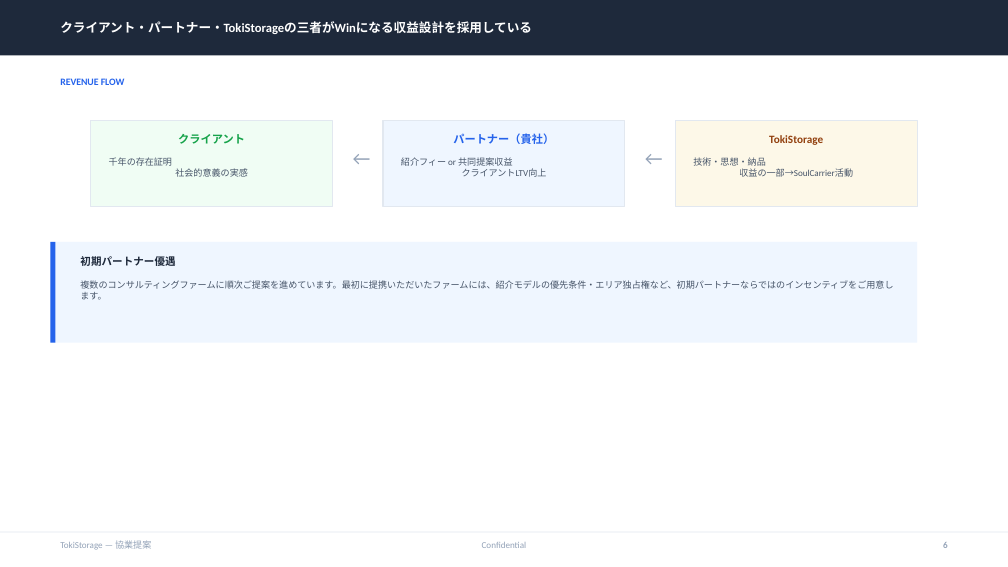
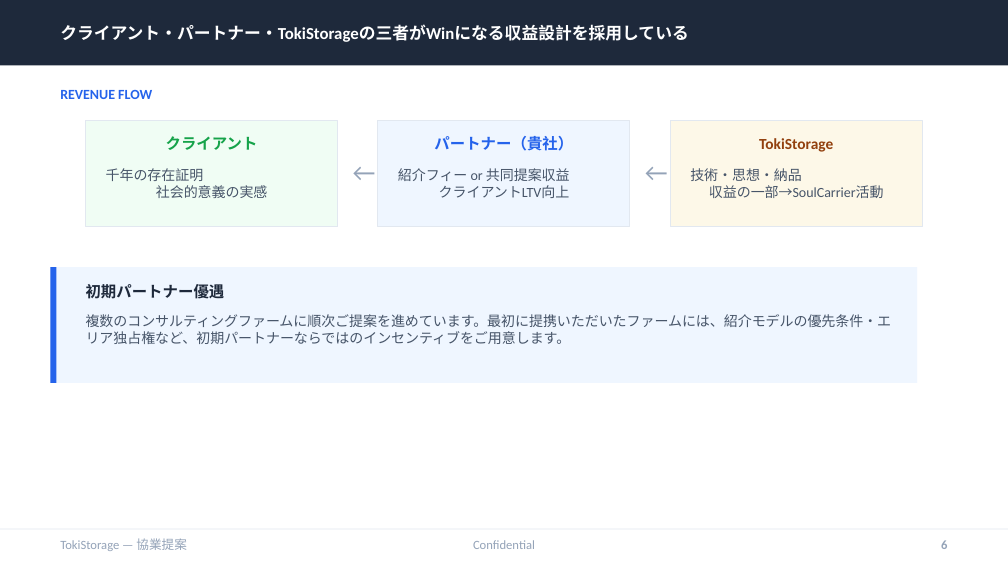
Before and after one commit to timeless-residents/pearlmemorial, a slide deck: slide 6 of toki/tokistorage-partnership-deck.pptx. Drawn at 1008x567 pixels with LibreOffice and Linux fonts; fonts in the diff are those of the drawing. Boxes give left, top, right and bottom in pixels: in the first picture for what was removed or moved away, otherwise in the second. Text is boxed around its words. In the diff, an @@ line names an element or a change of style, - is before the commit and + after.

```diff
--- a/toki/tokistorage-partnership-deck.pptx
+++ b/toki/tokistorage-partnership-deck.pptx
@@ rectangle: place and size @@
-rectangle at box(0, 0, 1008, 55)
+rectangle at box(0, 0, 1008, 66)
@@ text "クライアント・パートナー・TokiStorageの三者がWinになる収益設計を採用している" at box(60, 24, 689, 42): size 9 to 12 pt @@
@@ text "REVENUE FLOW": place and size @@
-text "REVENUE FLOW" at box(60, 78, 125, 85)
+text "REVENUE FLOW" at box(60, 90, 152, 99)
@@ text "REVENUE FLOW" at box(60, 90, 152, 99): size 7 to 10 pt @@
@@ rectangle: place and size @@
-rectangle at box(91, 121, 333, 207)
+rectangle at box(86, 121, 338, 227)
@@ rectangle: place and size @@
-rectangle at box(383, 121, 625, 207)
+rectangle at box(378, 121, 630, 227)
@@ rectangle: place and size @@
-rectangle at box(675, 121, 917, 207)
+rectangle at box(670, 121, 922, 227)
@@ size 8 to 11 pt in 3 elements at box(166, 136, 258, 150), box(434, 136, 573, 151), box(759, 138, 833, 152) @@
@@ text "千年の存在証明 社会的意義の実感": place and size @@
-text "千年の存在証明 社会的意義の実感" at box(109, 157, 248, 177)
+text "千年の存在証明 社会的意義の実感" at box(106, 168, 268, 198)
@@ text "←": place and size @@
-text "←" at box(343, 141, 373, 171)
+text "←" at box(343, 151, 373, 186)
@@ text "←" at box(343, 151, 373, 186): size 14 to 18 pt @@
@@ text "紹介フィー or 共同提案収益 クライアントLTV向上": place and size @@
-text "紹介フィー or 共同提案収益 クライアントLTV向上" at box(401, 157, 547, 177)
+text "紹介フィー or 共同提案収益 クライアントLTV向上" at box(398, 168, 570, 198)
@@ text "←" at box(635, 151, 665, 186): size 14 to 18 pt @@
@@ text "←": place and size @@
-text "←" at box(635, 141, 665, 171)
+text "←" at box(635, 151, 665, 186)
@@ text "技術・思想・納品 収益の一部→SoulCarrier活動": place and size @@
-text "技術・思想・納品 収益の一部→SoulCarrier活動" at box(693, 157, 853, 177)
+text "技術・思想・納品 収益の一部→SoulCarrier活動" at box(690, 168, 884, 198)
@@ rectangle: place and size @@
-rectangle at box(50, 242, 917, 343)
+rectangle at box(50, 267, 917, 383)
@@ rectangle: place and size @@
-rectangle at box(50, 242, 55, 343)
+rectangle at box(50, 267, 56, 383)
@@ text "初期パートナー優遇": place and size @@
-text "初期パートナー優遇" at box(80, 256, 175, 266)
+text "初期パートナー優遇" at box(86, 284, 225, 299)
@@ text "初期パートナー優遇" at box(86, 284, 225, 299): size 7.5 to 11 pt @@
@@ size 6.5 to 10 pt in 4 elements at box(106, 168, 268, 198), box(398, 168, 570, 198), box(690, 168, 884, 198), box(86, 314, 892, 344) @@
@@ text "複数のコンサルティングファームに順次ご提案を進めています。最初に提携いただいたファームには、紹介モデルの優先条件・エリア ...": place and size @@
-text "複数のコンサルティングファームに順次ご提案を進めています。最初に提携いただいたファームには、紹介モデルの優先条件・エリア ..." at box(80, 280, 893, 300)
+text "複数のコンサルティングファームに順次ご提案を進めています。最初に提携いただいたファームには、紹介モデルの優先条件・エリア ..." at box(86, 314, 892, 344)
@@ size 6.5 to 9 pt in 3 elements at box(60, 538, 186, 551), box(473, 540, 535, 549), box(941, 540, 947, 549) @@
```
Also in this commit, not shown: 8 other slides changed, 4 other files.
